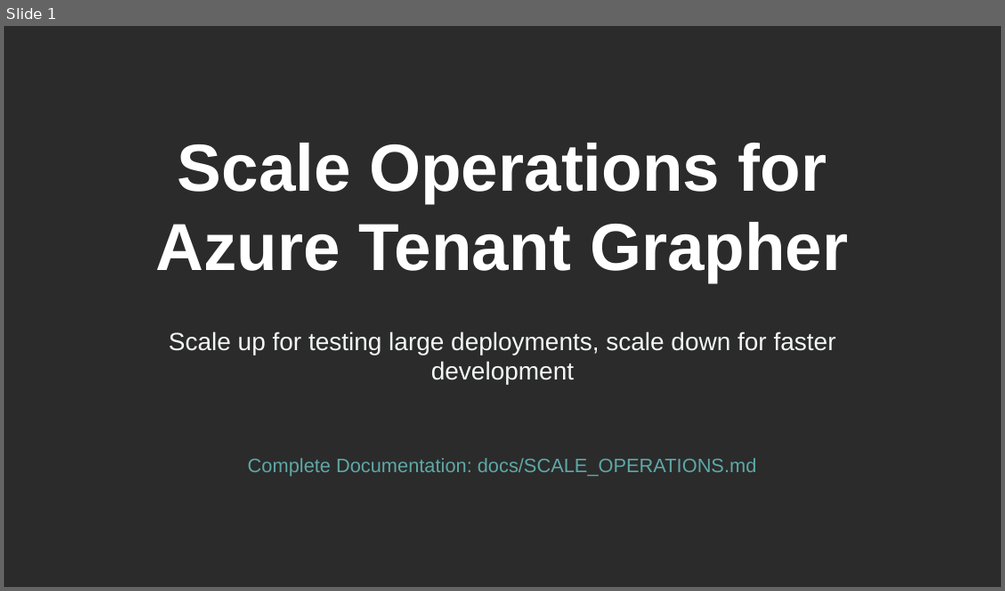
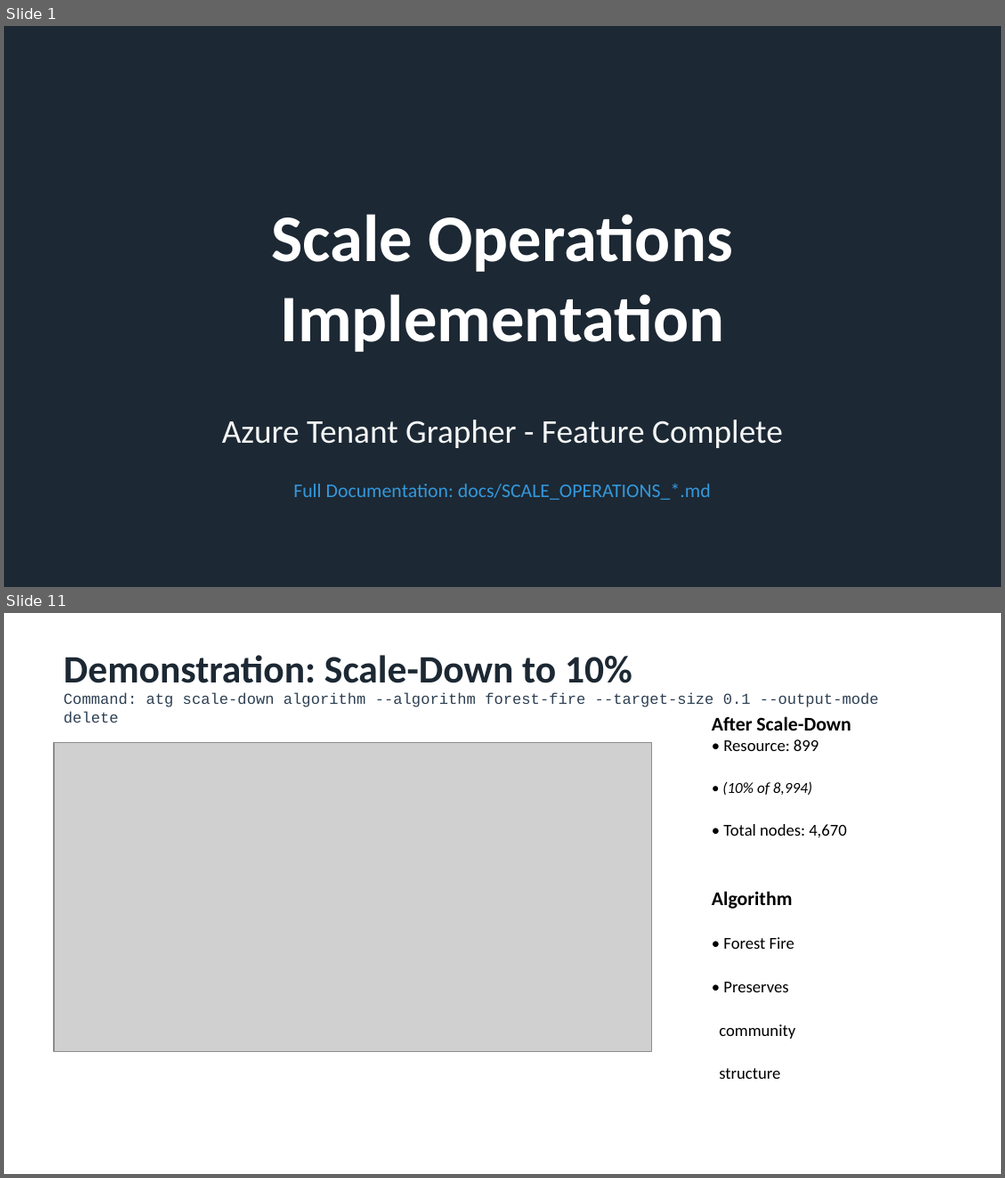
Before and after one commit to rysweet/azure-tenant-grapher, a slide deck: Scale_Operations_Implementation.pptx. Shown one above the other, each under a label of ours: slide 1 before the commit, slides 1 and 11 after it; the slides between them are not shown. The pictures are 1005x591 and 1005x1178 pixels, drawn with LibreOffice and Linux fonts; fonts in the diff are those of the drawing; grey boxes stand for pictures; background and template pictures are left out; a plain dark background stands for a picture behind light text. Boxes give left, top, right and bottom in pixels: in the first picture for what was removed or moved away, otherwise in the second. Text is boxed around its words. In the diff, an @@ line names an element or a change of style, - is before the commit and + after.

```diff
--- a/Scale_Operations_Implementation.pptx
+++ b/Scale_Operations_Implementation.pptx
@@ slide 11 added at bbox=[4, 613, 1001, 1174], background #FFFFFF @@
@@ text added at bbox=[64, 655, 632, 683], 28 pt, text #1C2833, bold @@
+Demonstration: Scale-Down to 10%
@@ text added at bbox=[64, 693, 879, 722], 11 pt, text #2E4053 @@
+Command: atg scale-down algorithm --algorithm forest-fire --target-size 0.1 --output-mode delete
@@ text added at bbox=[712, 716, 850, 1078], 12 pt, text #000000 @@
+After Scale-Down
+• Resource: 899
+• (10% of 8,994)
+• Total nodes: 4,670
+Algorithm
+• Forest Fire
+• Preserves
+community
+structure
@@ picture added at bbox=[54, 743, 652, 1052] @@
@@ slide 1 changed as well @@
@@ background picture (left out) to #1C2833 @@
@@ text at bbox=[272, 214, 733, 352]: text changed; font Arial to Calibri @@
-Scale Operations for Azure Tenant Grapher
+Scale Operations
+Implementation
@@ vertical alignment top to middle in 3 elements at bbox=[293, 483, 711, 499], bbox=[272, 214, 733, 352], bbox=[222, 419, 783, 448] @@
@@ text at bbox=[222, 419, 783, 448]: text changed; size 18 to 24 pt; font Arial to Calibri @@
-Scale up for testing large deployments, scale down for faster development
+Azure Tenant Grapher - Feature Complete
@@ text at bbox=[293, 483, 711, 499]: text changed; font Arial to Calibri; text colour #5EA8A7 to #3498DB @@
-Complete Documentation: docs/SCALE_OPERATIONS.md
+Full Documentation: docs/SCALE_OPERATIONS_*.md
```
Also in this commit, not shown: 9 other slides added, 10 slides removed.
